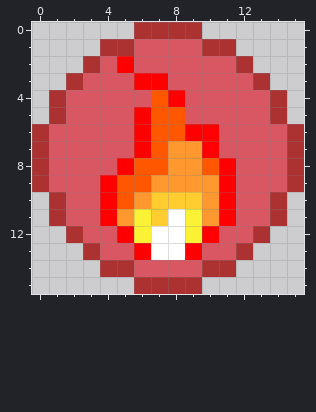
File history of a pixel-art file, Saules_sprites/Towers/damage_tower.aseprite. The first picture shows the starting point.
16x16 pixels, 1 frame.
And afterwards:
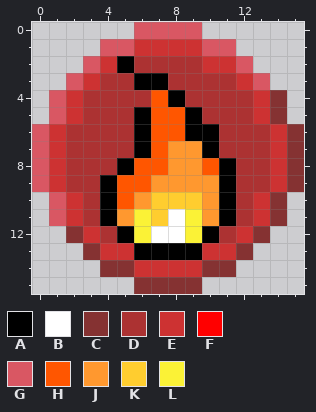
Palette (. is transparent): A #000000  B #ffffff  C #853232  D #ac3232  E #cd3232  F #ff0000  G #d95763  H #ff5600  J #ff982f  K #ffcd2f  L #fbf236
Diff:
Changed rows in their new state; - is an unchanged pixel.
first column x 0:
 0 ------GGGG------
 1 ----GGEEEEGG----
 2 ---GEADDDDEEG---
 3 --GEDDAADDDDEG--
 4 -GEDDDD-ADDDDEC-
 5 -GEDDDA--ADDDEC-
 6 GEDDDDA--AADDDEC
 7 GEDDDDA---ADDDEC
 8 GEDDDA-----ADDEC
 9 GEDDA------ADDEC
10 -GEDA------ADEC-
11 -GEDA------ADEC-
12 --CEDA----ADEC--
13 ---CEEAAAAEEC---
14 ----CCEEEECC----
15 ------CCCC------
